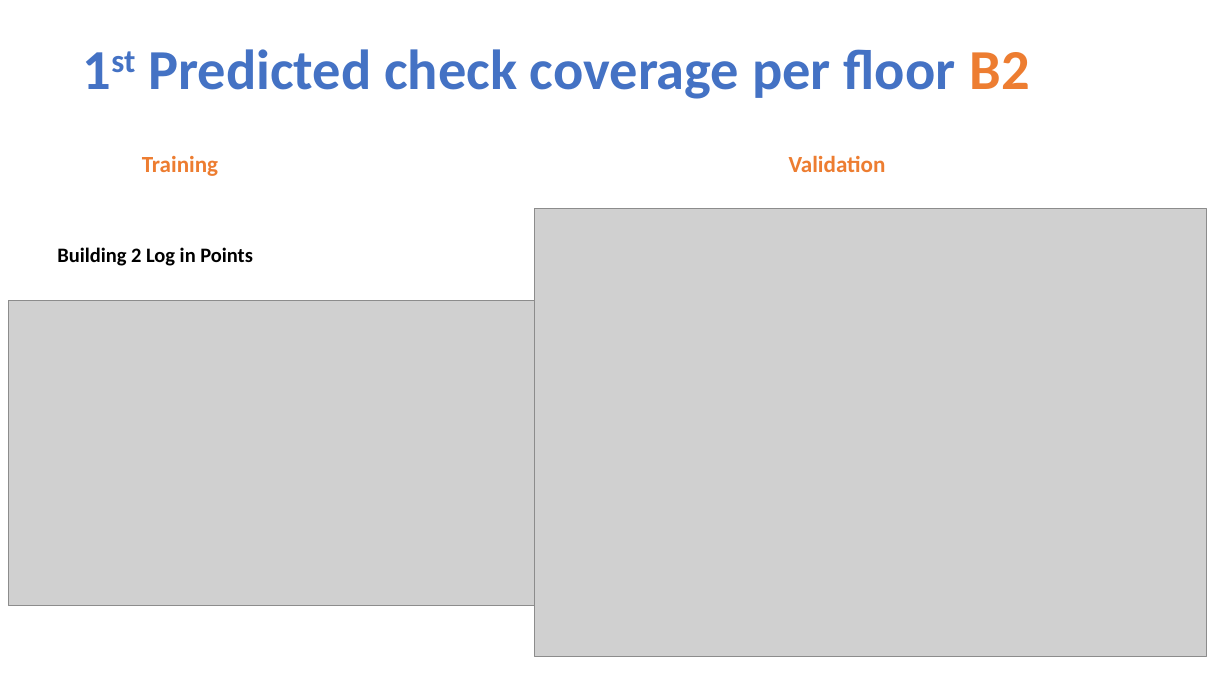
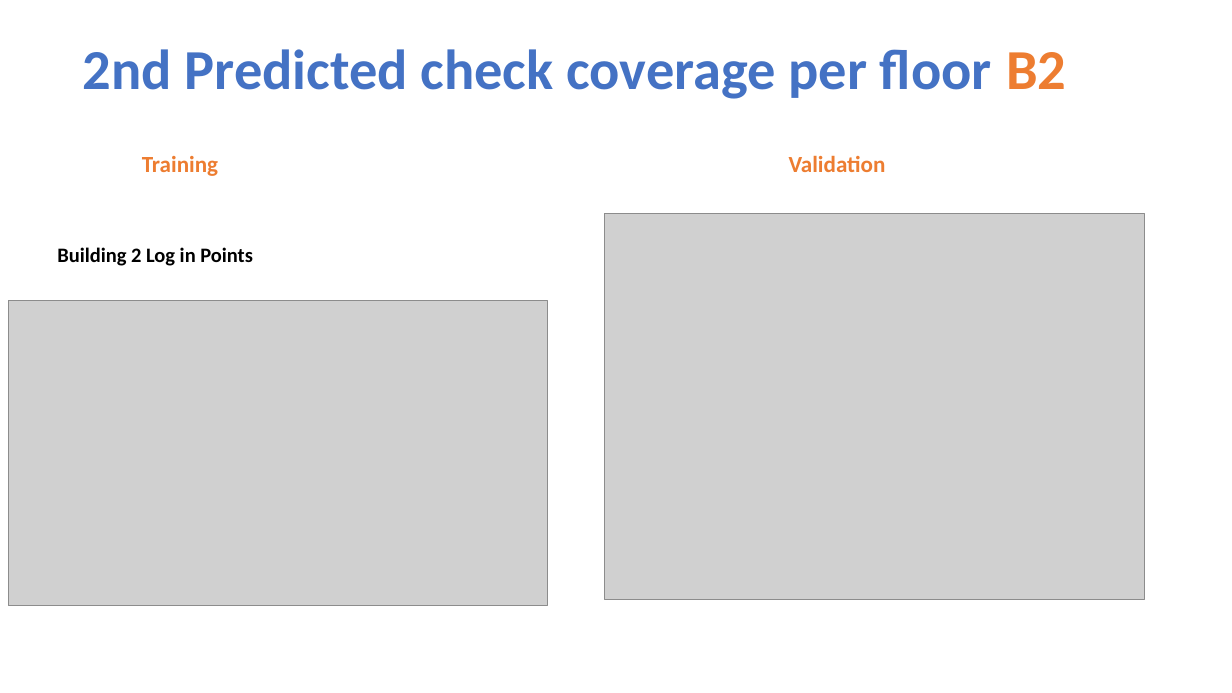
Before and after one commit to NatasjaFortuin/Wifi-locationing, a slide deck: slide 53 of Data etc/Pres Wifi.pptx (slide 51 before the commit). Drawn at 1232x693 pixels with LibreOffice and Linux fonts; fonts in the diff are those of the drawing; grey boxes stand for pictures. Boxes give left, top, right and bottom in pixels: in the first picture for what was removed or moved away, otherwise in the second. Text is boxed around its words. In the diff, an @@ line names an element or a change of style, - is before the commit and + after.

```diff
--- a/Data etc/Pres Wifi.pptx
+++ b/Data etc/Pres Wifi.pptx
@@ title at (83, 49, 1066, 99): text changed @@
-1st Predicted check coverage per floor B2
+2nd Predicted check coverage per floor B2
@@ picture: place and size @@
-picture at (535, 208, 1207, 656)
+picture at (605, 213, 1145, 600)
```
Also in this commit, not shown: 5 other slides changed, 2 slides added, 2 slides removed, 6 other files.
